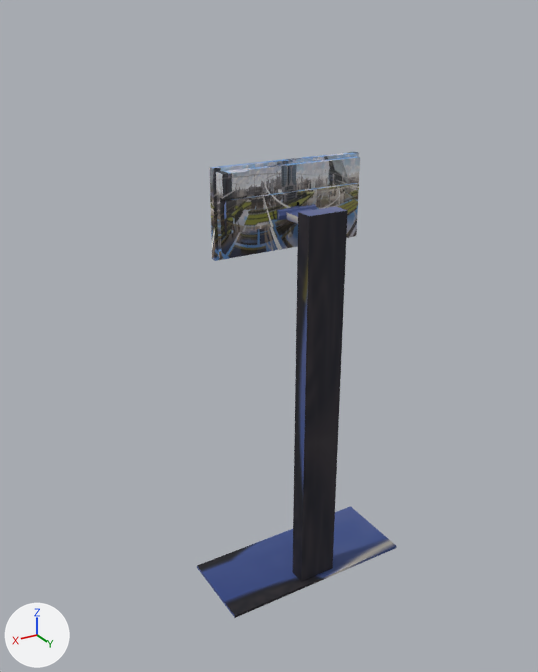
Two versions of the FBX model Assets/Resources/Pos/UTK-523hst/UTK_523hst.fbx, one commit apart.
One viewpoint serves both versions: a camera (50 mm lens) standing at (0.902, 1.48, 1.355) and looking at (0.057, 0.07, 0.651). Every picture has the same lights, and +X, +Y and +Z are marked at lower left. Where no turn or scale is listed for an object, it has been applied to the vertices.

Objects in the first picture: 'A', 'B', 'C', 'D', 'E'.
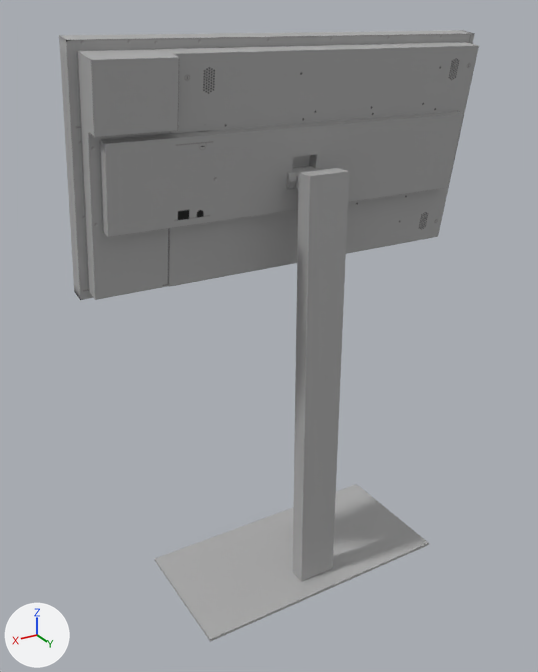
Location of each change, (x1, y1, x2, y2) in pixels of the pictures (538 x 672 px; the box of a moved part takes in the faces that stretch with it):
'D', surface changed, mesh turned, moved: before (245, 156, 360, 255); after (164, 42, 479, 287)
'A', surface changed, reshaped, moved (38% wider, 15% taller): before (197, 204, 396, 618); after (155, 166, 429, 642)
'E', surface changed, mesh turned, moved: before (224, 183, 358, 234); after (100, 111, 464, 237)
'C', surface changed, mesh turned, moved: before (216, 169, 249, 259); after (77, 49, 180, 300)
'B', surface changed, mesh turned, moved: before (209, 152, 359, 261); after (59, 30, 475, 300)
part 1 of me_mesh, moved or reshaped: before (277, 204, 317, 220); after (286, 166, 326, 189)
part 2 of me_mesh, moved or reshaped: before (197, 206, 396, 618); after (155, 168, 429, 642)

The change in detail:
Picture 'Texture.jpg' (img_texture_jpg) is new.
Material 'Texture' (mat_texture) changes its picture from img_1_jpg to img_texture_jpg.
me_mesh is used by ob_a; location (-0.005, 0.124, 0.487).
me_mesh had 94 vertices, 98 faces and spanned x -0.254..0.254, y -0.106..0.106, z -0.485..0.485.
me_mesh now has 94 vertices, 98 faces and spans x -0.34..0.34, y -0.166..0.166, z -0.527..0.527.
me_mesh part 1: the loose piece of 18 vertices spanning x -0.05..0.051, y -0.052..-0.025, z 0.448..0.474 is scaled about its middle by (0.979, 1.67, 1.67), then moved by (-0.001, 0.054, 0.042).
me_mesh part 2: 76 of 94 vertices moved; they spanned x -0.254..0.254, y -0.106..0.106, z -0.485..0.485 and now span x -0.34..0.34, y -0.166..0.166, z -0.527..0.527; mean shift (0.0, 0.018, -0.011); largest move (0.254, 0.106, -0.485) -> (0.34, 0.166, -0.527).
me_mesh_003 has 24 vertices, 22 faces and spans x -0.152..0.152, y -0.009..0.009, z -0.094..0.094.
me_mesh_003 is used by ob_d; location (-0.034, 0.07, 0.958).
me_mesh_003 part 6: the whole mesh is turned -9.1 degrees about the x axis through its middle and scaled by 2.54.
me_mesh_002 has 36 vertices, 34 faces and spans x -0.032..0.032, y -0.014..0.014, z -0.094..0.094.
me_mesh_002 is used by ob_c; location (0.15, 0.075, 0.958).
me_mesh_002 part 5: the whole mesh is turned -9.1 degrees about the x axis through its middle and scaled by 2.54.
me_mesh_001 has 8 vertices, 6 faces and spans x -0.192..0.192, y -0.008..0.008, z -0.101..0.101.
me_mesh_001 is used by ob_b; location (-0.003, 0.053, 0.958).
me_mesh_001 part 3: the whole mesh is turned -9.1 degrees about the x axis through its middle and scaled by 2.54.
me_mesh_004 has 72 vertices, 72 faces and spans x -0.174..0.174, y -0.005..0.005, z -0.036..0.036.
me_mesh_004 is used by ob_e; location (-0.001, 0.083, 0.958).
me_mesh_004 part 4: the whole mesh is turned -9.1 degrees about the x axis through its middle and scaled by 2.54.
Object 'A' (ob_a) moves from (-0.005, 0.124, 0.487) to (-0.005, 0.1, 0.528).
Object 'D' (ob_d) moves from (-0.034, 0.07, 0.958) to (-0.083, 0.08, 1.058).
Object 'C' (ob_c) moves from (0.15, 0.075, 0.958) to (0.385, 0.095, 1.056).
Object 'B' (ob_b) moves from (-0.003, 0.053, 0.958) to (-0.003, 0.039, 1.066).
Object 'E' (ob_e) moves from (-0.001, 0.083, 0.958) to (0.003, 0.114, 1.053).
